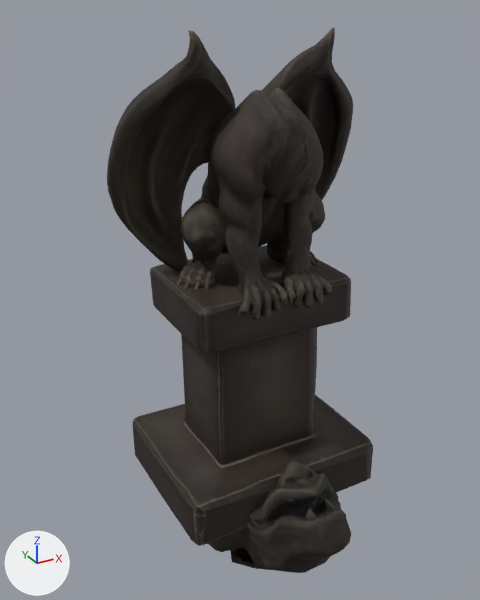
What one commit did to the glTF model public/meshes/gargoyleHead.glb.
Before and after are seen from a 50 mm camera at (-64.0, -96.4, 98.9) aimed at (-4.7, 11.4, 44.9). Every picture has the same lights, and +X, +Y and +Z are marked at lower left. Where no turn or scale is listed for an object, it has been applied to the vertices.

The older version as bpy lines, for what is in view:
```python
me_sm_gargoyle_t_gargoyle_0 = bpy.data.meshes.new('SM_gargoyle_T_Gargoyle_0')
me_sm_gargoyle_t_gargoyle_0.from_pydata(...)  # 3724 vertices, 7440 faces; spans x -27.1..27.4, y -3.0..34.3, z -0.5..95.6
me_sm_gargoyle_t_gargoyle_0.materials.append(mat_t_gargoyle)
me_sm_gargoyle_t_gargoyle_0_001 = bpy.data.meshes.new('SM_gargoyle_T_Gargoyle_0.001')
me_sm_gargoyle_t_gargoyle_0_001.from_pydata(...)  # 563 vertices, 1120 faces; spans x -17.6..17.4, y -19.3..19.0, z -10.7..12.8
me_sm_gargoyle_t_gargoyle_0_001.materials.append(mat_t_gargoyle)
ob_gargoyle_body = bpy.data.objects.new('gargoyle_body', me_sm_gargoyle_t_gargoyle_0)
ob_gargoyle_body.location = (0.0, 0.0, 0.0)
ob_gargoyle_head = bpy.data.objects.new('gargoyle_head', me_sm_gargoyle_t_gargoyle_0_001)
ob_gargoyle_head.location = (0.0, 0.0, 0.0)
```
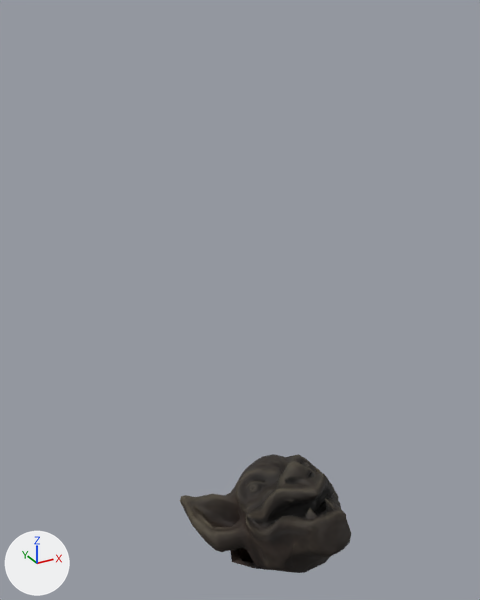
What differs and where, as boxes [x1, y1, x2, y2] in the pictures (480 x 600 px):
'gargoyle_body', deleted: before [107, 28, 373, 546]

What changed in the scene script:
```text
Remove ob_gargoyle_body:
    ob_gargoyle_body = bpy.data.objects.new('gargoyle_body', me_sm_gargoyle_t_gargoyle_0)
    ob_gargoyle_body.location = (0.0, 0.0, 0.0)
```
